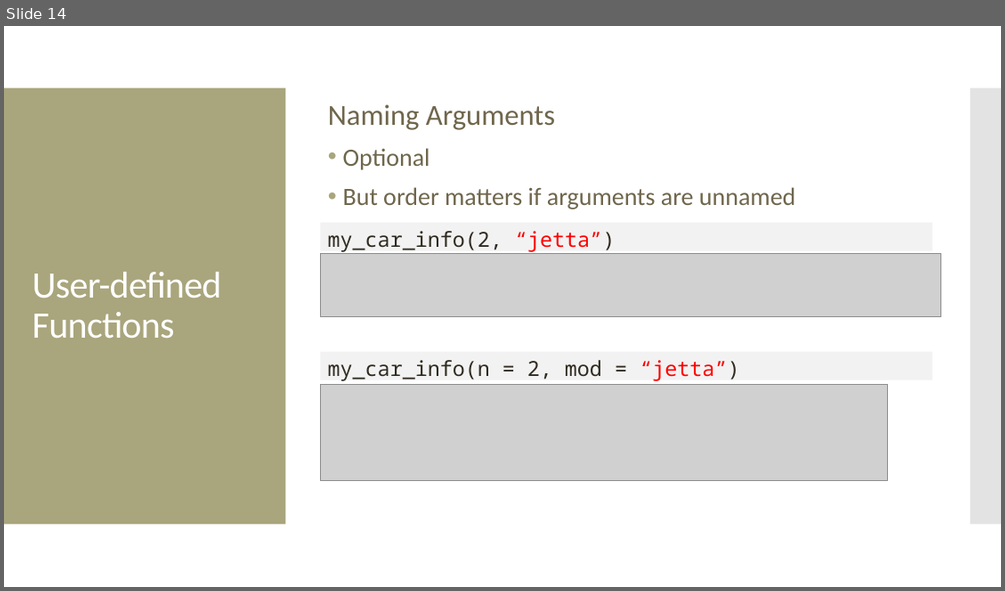
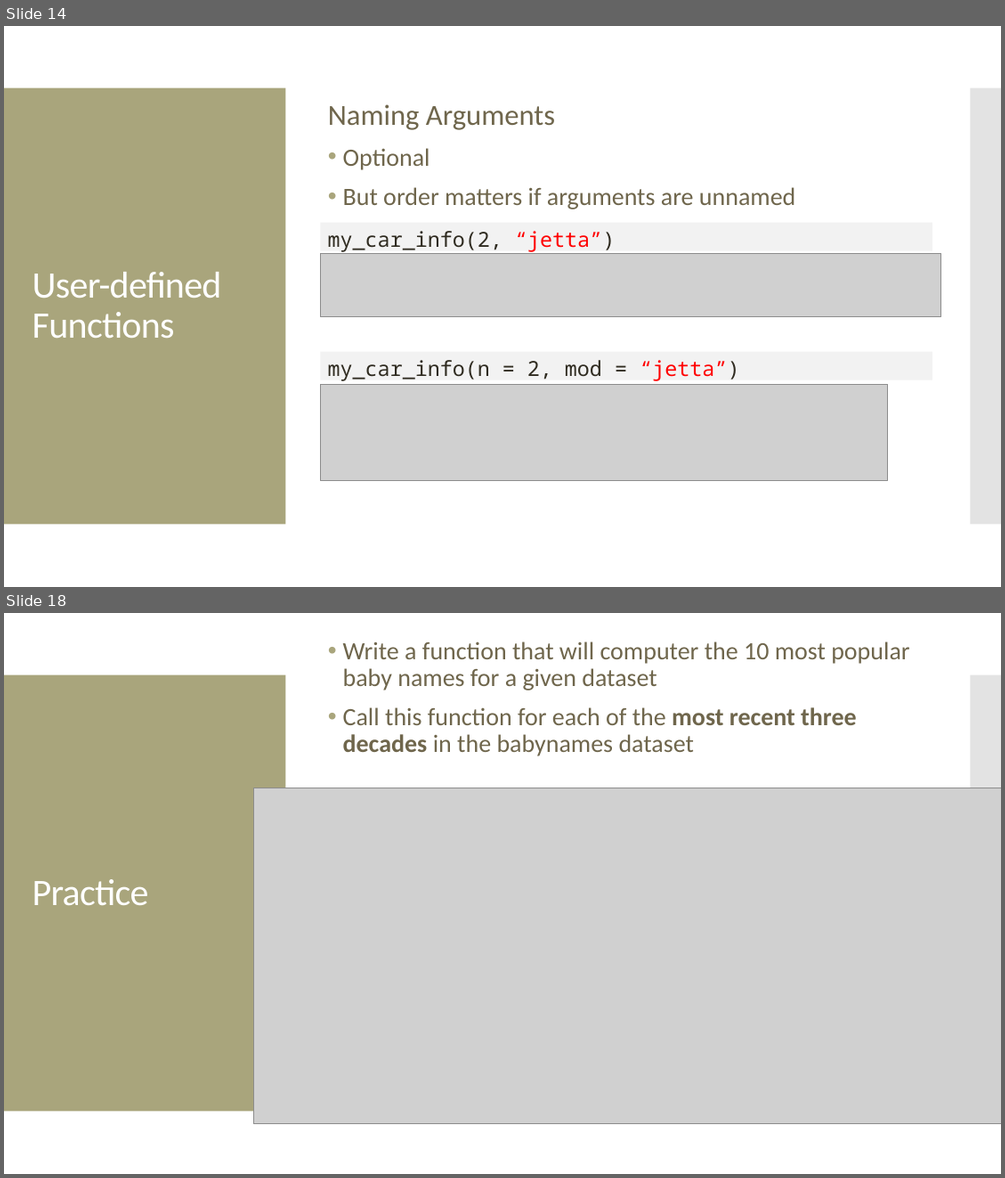
Before and after one commit to amosca01/Intro-DS-F23, a slide deck: slides/18-functions-pt2.pptx. Shown one above the other, each under a label of ours: slide 14 before the commit, slides 14 and 18 after it; the slides between them are not shown. The pictures are 1005x591 and 1005x1178 pixels, drawn with LibreOffice and Linux fonts; fonts in the diff are those of the drawing; grey boxes stand for pictures. Boxes give left, top, right and bottom in pixels: in the first picture for what was removed or moved away, otherwise in the second. Text is boxed around its words. In the diff, an @@ line names an element or a change of style, - is before the commit and + after.

```diff
--- a/slides/18-functions-pt2.pptx
+++ b/slides/18-functions-pt2.pptx
@@ slide 18 added at <box>4,613,1001,1174</box>, background #FFFFFF; not listed: 2 template elements that a slide beside it also shows @@
@@ text added at <box>343,641,909,756</box>, 24 pt, text #6F664C @@
+• Write a function that will computer the 10 most popular baby names for a given dataset
+• Call this function for each of the most recent three decades in the babynames dataset
@@ picture added at <box>254,788,1001,1123</box> @@
@@ title added at <box>32,879,149,905</box>, 36 pt, text #FFFFFF @@
+Practice
```
Also in this commit, not shown: 3 other slides added, 1 slide removed, 6 other files.
